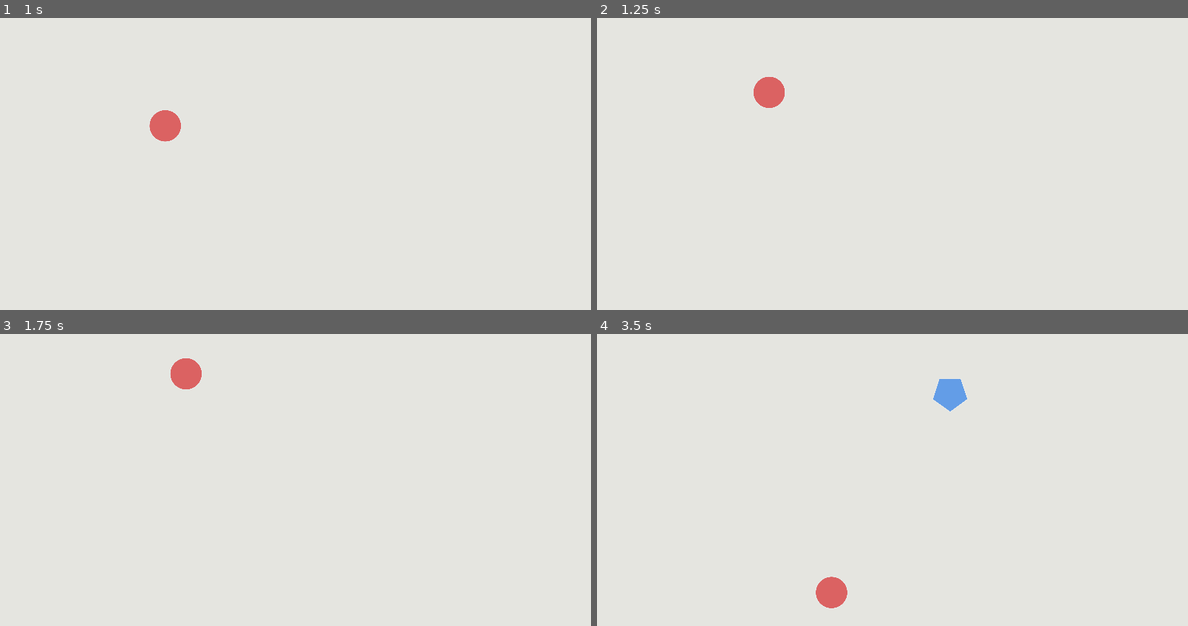
Above: before the commit, frames 1-4 (two rows, left to right).
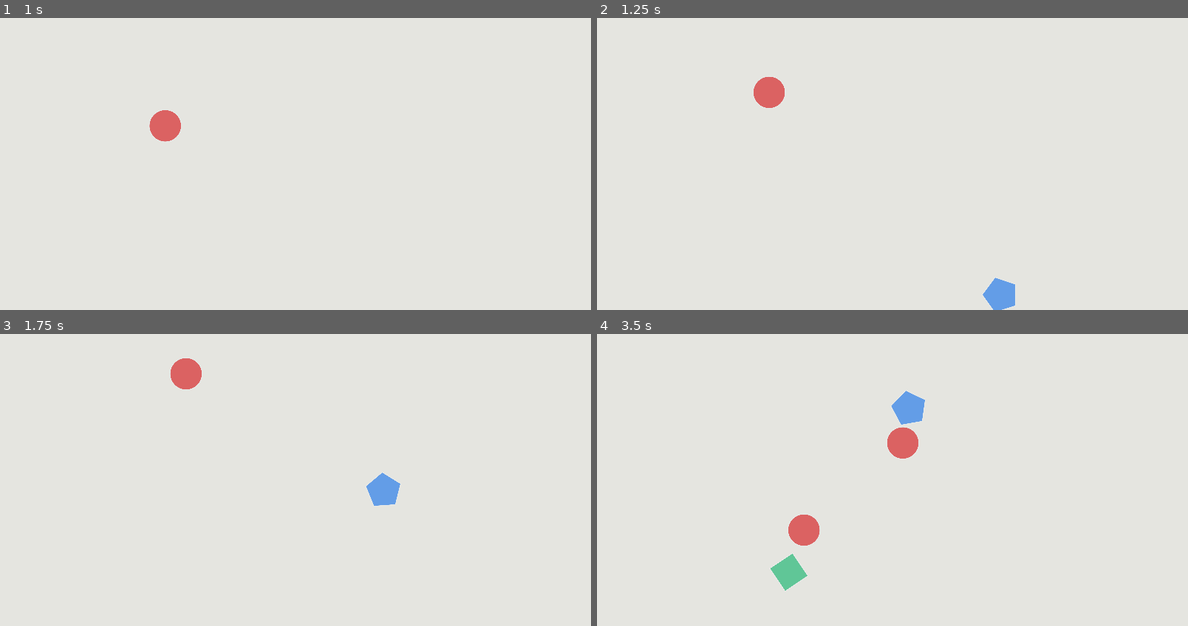
Above: after the commit, the same moments.

Repository: basdebruin/music-shapes
Game: Godot game, scene res://Scenes/main_screen.tscn
Same seed, same stepped clock (60 frames per second), same inputs: the game is played once before the commit and once after it.
Inputs (mouse positions are in pixels of both pictures, inside the frame that each line leads up to):
- Up to frame 1 (1 s): move the mouse to (153, 222) at 0.52 s; click (153, 222) at 0.67 s
- Up to frame 2 (1.25 s): no input
- Up to frame 3 (1.75 s): move the mouse to (177, 471) at 1.27 s; click (177, 471) at 1.42 s
- Up to frame 4 (3.5 s): move the mouse to (951, 377) at 2.02 s; click (951, 377) at 2.17 s; move the mouse to (981, 488) at 2.77 s; click (981, 488) at 2.92 s

Frame 1 is identical in both runs. In frame 2, 0.4% of the frame differs, in the area x 65-71%, y 88-100%; in frame 3, 0.4%; in frame 4, 2.7%, in the area x 29-63%, y 15-94%.

Commit message:
added sound on collision

Diff:
--- a/Scripts/main_screen.gd
+++ b/Scripts/main_screen.gd
@@ -2,7 +2,7 @@
 
 
 # shape spawn timer variables
-const SPAWN_INTERVAL   : float = 2.0   # in seconds
+const SPAWN_INTERVAL   : float = 1.0   # in seconds
 var timeSinceLastSpawn : float = 0.0
 
 # shape vars
--- a/Scripts/shape.gd
+++ b/Scripts/shape.gd
@@ -72,6 +72,10 @@
 	rotation += vel_rotation
 	vel_rotation *= .98
 
+	# check collision
+	if get_slide_count() > 0:
+		self.on_collision()
+
 	# check if above 0
 	if timeSinceSpawn > 1.0 and position.y > SCREEN_HEIGHT + 50:
 		self.destroy()
@@ -88,10 +92,11 @@
 
 
 
+# custom functions
+
 func on_click(event):
 	# play sound
 	self.play_sound()
-	print("Playing Sound")
 
 	# add a little extra movement
 	vel.x *= 10
@@ -103,6 +108,14 @@
 	get_parent().remove_child(self)
 
 
+func on_collision():
+	# play sound, check if playing to prevent glitch
+	# not a perfect solution
+	if not $AudioPlayer.playing:
+		self.play_sound()
+
+
+# SOUND
 func init_sound():
 	# load audio files based on shape
 	if   shape == SHAPES.BOX:
